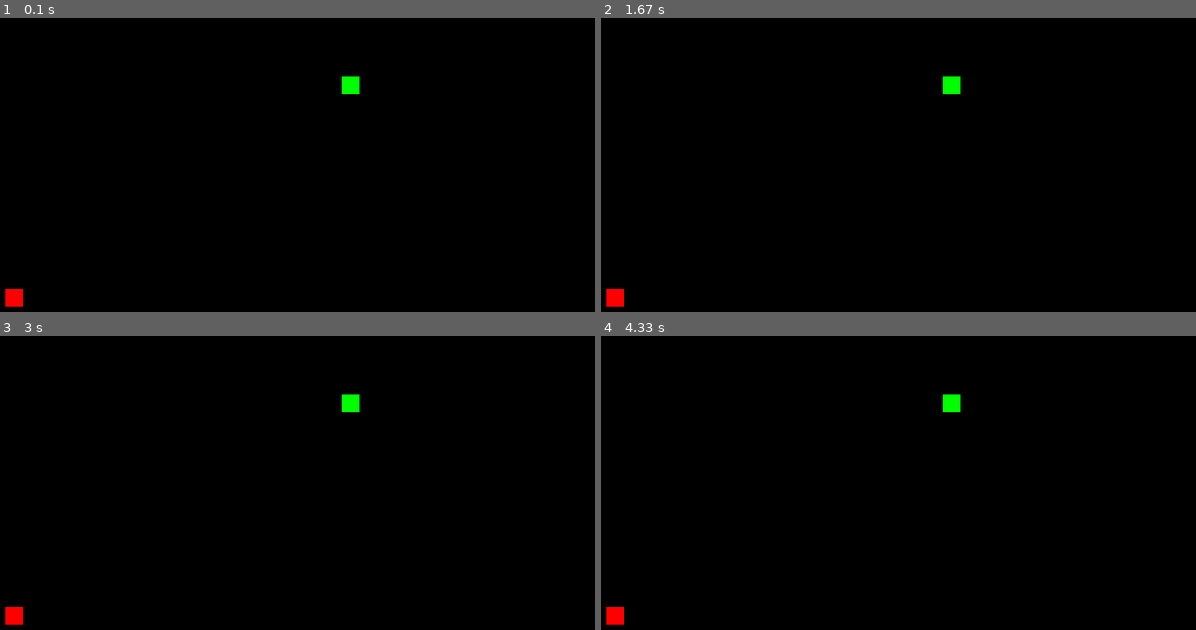
Above: before the commit, frames 1-4 (two rows, left to right).
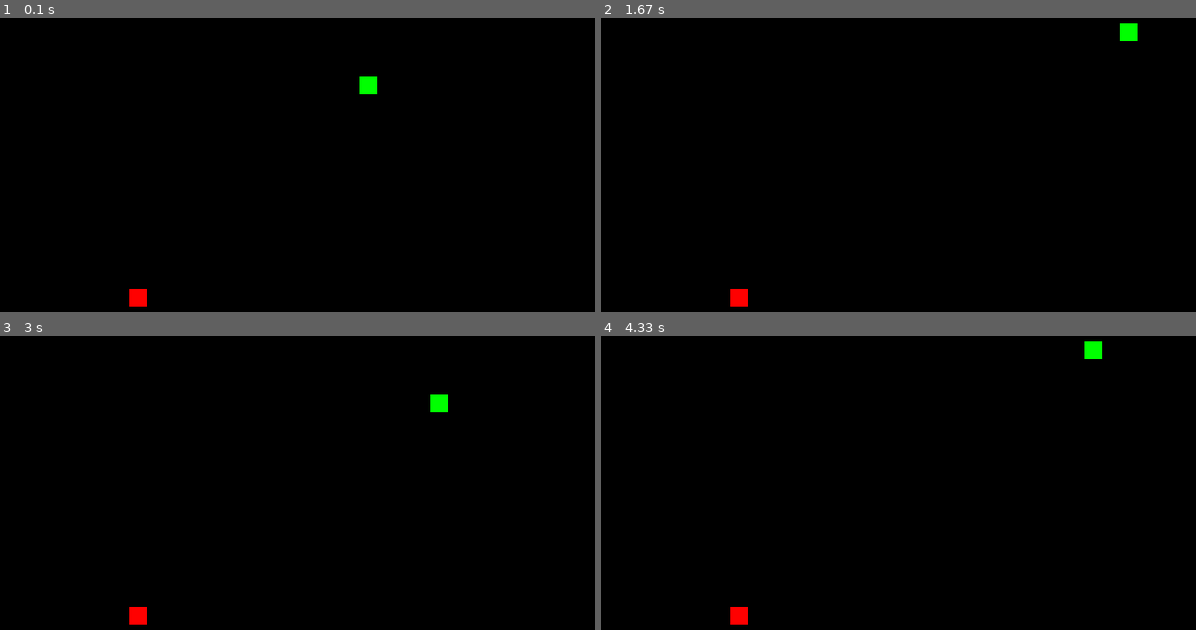
Above: after the commit, the same moments.

Repository: DavidMol41323/Snake_pygame
Game: pygame game, started from main.py
Two runs of this game, one before a commit and one after it. Both use one fixed random seed, a clock stepped at 60 frames per second and the inputs below.
Inputs:
- Up to frame 1 (0.1 s): no input
- Up to frame 2 (1.67 s): hold Right 0.33-0.8 s; hold Up 0.83-1.3 s; hold Right from 1.33 s (still down)
- Up to frame 3 (3 s): release Right at 1.8 s; hold Left 1.83-2.37 s; hold Down 2.4-2.75 s; hold Left from 2.78 s (still down)
- Up to frame 4 (4.33 s): release Left at 3.18 s; hold Up 3.22-3.58 s; hold Right 3.62-4.25 s; hold Down from 4.28 s (still down)

The runs differ from the first frame. In frame 1, 0.7% of the frame differs, in the area x 0-64%, y 19-99%; in frame 2, 0.7%; in frame 3, 0.7%; in frame 4, 0.7%.

Commit message:
Funkcni pridavani segmentu po konzumaci ovoce a pohyb

Diff:
--- a/main.py
+++ b/main.py
@@ -10,8 +10,9 @@
 
 # Nastavení okna:
 screen = pygame.display.set_mode((800, 800))      #Vytvoření herního okna
-pygame.display.set_caption("Snake")   #Nastavení popisku
-screen.fill(black)   #Nastavení barvy pozadí okna
+pygame.display.set_caption("Snake")               #Nastavení popisku
+screen.fill(black)                                #Nastavení barvy pozadí okna
+
 
 # Vytvoření třídy hlavy hada:
 class snake_head:
@@ -20,43 +21,54 @@
         self.segment_size = 20      # Nastavení velikosti segmentu
         self.direction = "RIGHT"    # Nastavení počáteččního směru
 
+    def change_direction(self, keys):
+        if keys[pygame.K_UP]:              # Jestliže je stisknutá šipka nahoru
+            self.direction = "UP"          # Odkaz na snake_head move pro pohyb nahoru
+        elif keys[pygame.K_DOWN]:
+            self.direction = "DOWN"
+        elif keys[pygame.K_LEFT]:
+            self.direction = "LEFT"
+        elif keys[pygame.K_RIGHT]:
+            self.direction = "RIGHT"
+
     def move(self):
         head_x, head_y = self.segment        # Získání souřadnic hlavy
-        self.segment = (head_x, head_y)
 
         if self.direction == "RIGHT":        # Jestliže směr je doprava
-            head_x += self.segment_size      # Hlavní segment se posune o jeho velikost na x souřadnici do +, tedy doprava
+            head_x += self.segment_size      # Pozice hlavy se posune o jeho velikost na x souřadnici do +, tedy doprava
 
         elif self.direction == "LEFT":
             head_x -= self.segment_size
 
         elif self.direction == "UP":
+            head_y -= self.segment_size
+
+        elif self.direction == "DOWN":
             head_y += self.segment_size
 
-        elif self.direction == "DOWN":
-            head_y -= self.segment_size
+        self.segment = (head_x, head_y)      # Aktualizace souřadnic hlavy hada
 
-head= snake_head()  # Volání třídy snake_head
 
 # Vytvoření třídy segmentu hada:
 class snake_body:
     def __init__(self):
-        self.segments = []
+        self.segments = []                   # Seznam segmentů
+        self.segment_size = 20
 
+    # Přidání dalšího segmentu:
     def add_segment(self, x, y):
-        self.segments.append((x, y))
+        self.segments.append((x, y))         # Vložení souřadnic segmentu do seznamu
 
     # Posun všech segmentů hada:
     def move(self, head_x, head_y):
 
         if self.segments:                                     # Pokud existují segmenty těla hada
-            for i in range(len(self.segments) - 1, 0, 1):     # Postupné procházení seznamu
+            for i in range(len(self.segments) - 1, 0, -1):     # Postupné procházení seznamu pozpátku
                 if i > 0:
                     self.segments[i] = self.segments[i - 1]   # Nastavení segmentu na pozici předešlého segmentu
-
+            print(self.segments)
             self.segments[0] = (head_x, head_y)               # Posun 1. segmentu na pozici, kde byla dříve hlava
 
-body = snake_body()     # Volání třídy snake_body
 
 # Vytvoření třídy ovoce:
 class snake_fruit:
@@ -65,8 +77,11 @@
         self.segment = (random.choice(fruit_positions), random.choice(fruit_positions))  # Nastavení souřadnic na náhodné pozice
         self.segment_size = 20                                                           # Nastavení velikosti ovoce
 
-fruit = snake_fruit()     # Volání třídy snake_fruit
+head= snake_head()             # Volání třídy snake_head
+body = snake_body()            # Volání třídy snake_body
+fruit = snake_fruit()          # Volání třídy snake_fruit
 
+clock = pygame.time.Clock()    # Hodiny
 
 
 # Cyklus pro zobrazování okna:
@@ -76,13 +91,39 @@
         if event.type == pygame.QUIT:  # Jestliže uživatel klikl na křížek
             running = False            # Ukončení cyklu
 
-    head_x, head_y = head.segment
+    #Pohyb hada:
+    keys = pygame.key.get_pressed()    # Vrátí seznam se všemi stisknutými klávesy
+
+    head.change_direction(keys)        # Volání funkce pro změnu směru
     head.move()                        # Volání funkce pro pohyb hlavy hada
+    head_x, head_y = head.segment      # Nastavení souřadnic hlavy
     body.move(head_x, head_y)          # Volání funkce pro pohyb těla hada
 
-    pygame.draw.rect(screen, (green), (head_x, head_y, head.segment_size, head.segment_size))                  # Vykreslení hlavy hada
-    pygame.draw.rect(screen, (255, 0, 0), (fruit.segment[0], fruit.segment[1], fruit.segment_size, fruit.segment_size)) # Vykreslení ovoce
+    screen.fill(black)                 # Smazání starých pozic segmentů
+
+    pygame.draw.rect(screen, (green), (head.segment[0], head.segment[1], head.segment_size, head.segment_size))  # Vykreslení hlavy hada
+    pygame.draw.rect(screen, (red), (fruit.segment[0], fruit.segment[1], fruit.segment_size, fruit.segment_size)) # Vykreslení ovoce
+
+# Přidávání nových segment:
+    if head.segment == fruit.segment:
+        if head.direction == "RIGHT":                                               # Jestliže směr hlavy je do prava
+            body.add_segment(head.segment[0] - body.segment_size, head.segment[1])  # Přidá se segment na souřadnice vlevo od hlavy
+        elif head.direction == "LEFT":
+            body.add_segment(head.segment[0] + body.segment_size, head.segment[1])
+        elif head.direction == "UP":
+            body.add_segment(head.segment[0], head.segment[1] - body.segment_size)
+        elif head.direction == "DOWN":
+            body.add_segment(head.segment[0], head.segment[1] + body.segment_size)
+
+        fruit = snake_fruit()           # Vytvoří novou pozici pro ovoce
+
+# Zobrazení segmentů:
+    for segment in body.segments:
+        pygame.draw.rect(screen, (green), (segment[0], segment[1], body.segment_size, body.segment_size))
+
 
     pygame.display.update()   # Obnova okna
 
+    clock.tick(7.5)           # Omezení na 7.5 snímku za sekundu
+
 pygame.quit()                 # Konec knihovny pygame
